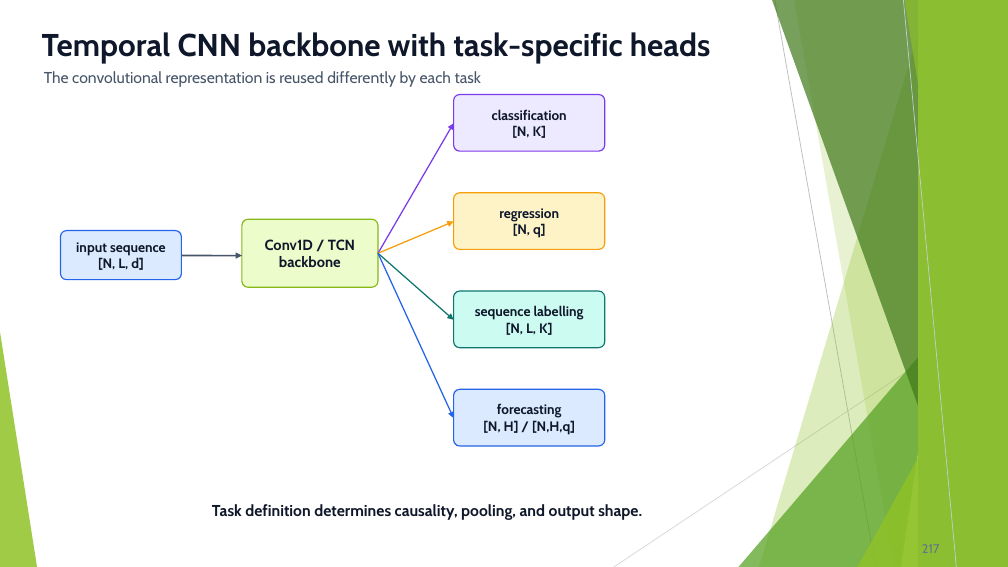
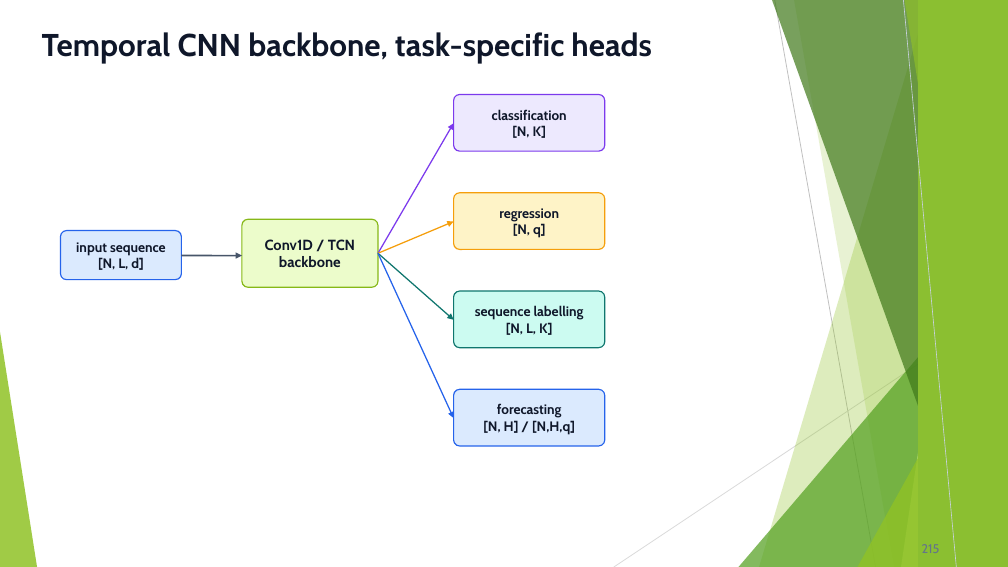
Before and after one commit to FranzGH/timeseries, a slide deck: slide 215 of Slides/05 CNNs.pptx (slide 217 before the commit). Drawn at 1008x567 pixels with LibreOffice and Linux fonts; fonts in the diff are those of the drawing. Boxes give left, top, right and bottom in pixels: in the first picture for what was removed or moved away, otherwise in the second. Text is boxed around its words. In the diff, an @@ line names an element or a change of style, - is before the commit and + after.

```diff
--- a/Slides/05 CNNs.pptx
+++ b/Slides/05 CNNs.pptx
@@ text at [42,32,652,63]: text changed @@
-Temporal CNN backbone with task-specific heads
+Temporal CNN backbone, task-specific heads
@@ text removed at [44,71,481,87] @@
-The convolutional representation is reused differently by each task
@@ text removed at [212,504,642,520] @@
-Task definition determines causality, pooling, and output shape.
@@ page number at [922,544,940,553]: text changed @@
-217
+215
```
Also in this commit, not shown: 64 other slides changed, 20 slides added, 5 slides removed, 1 other file.
